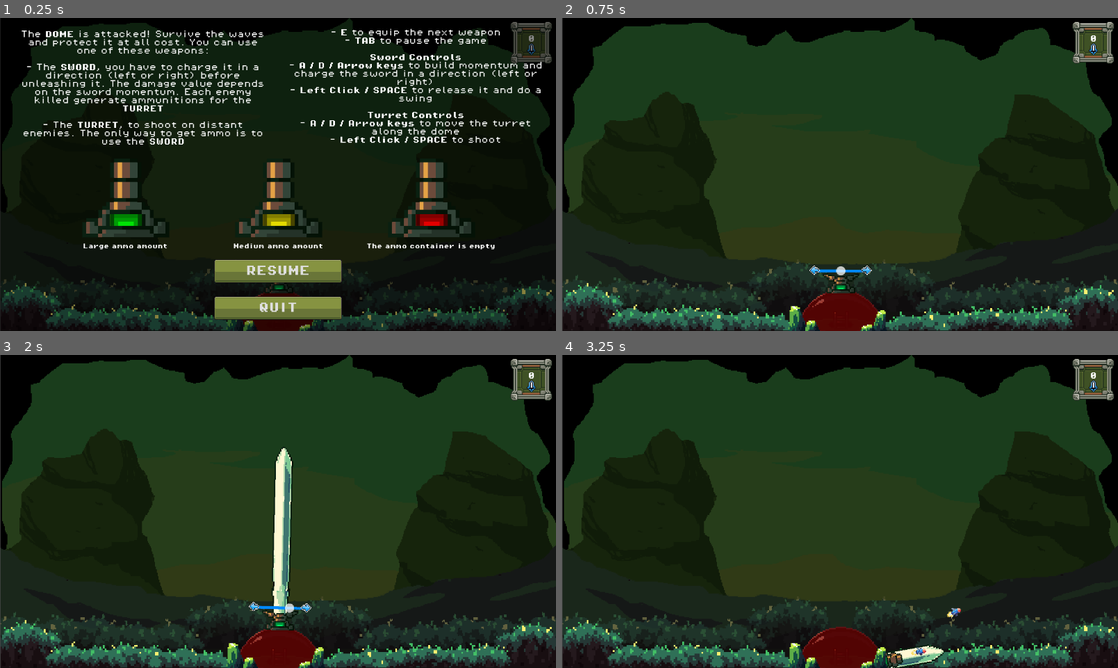
Above: before the commit, frames 1-4 (two rows, left to right).
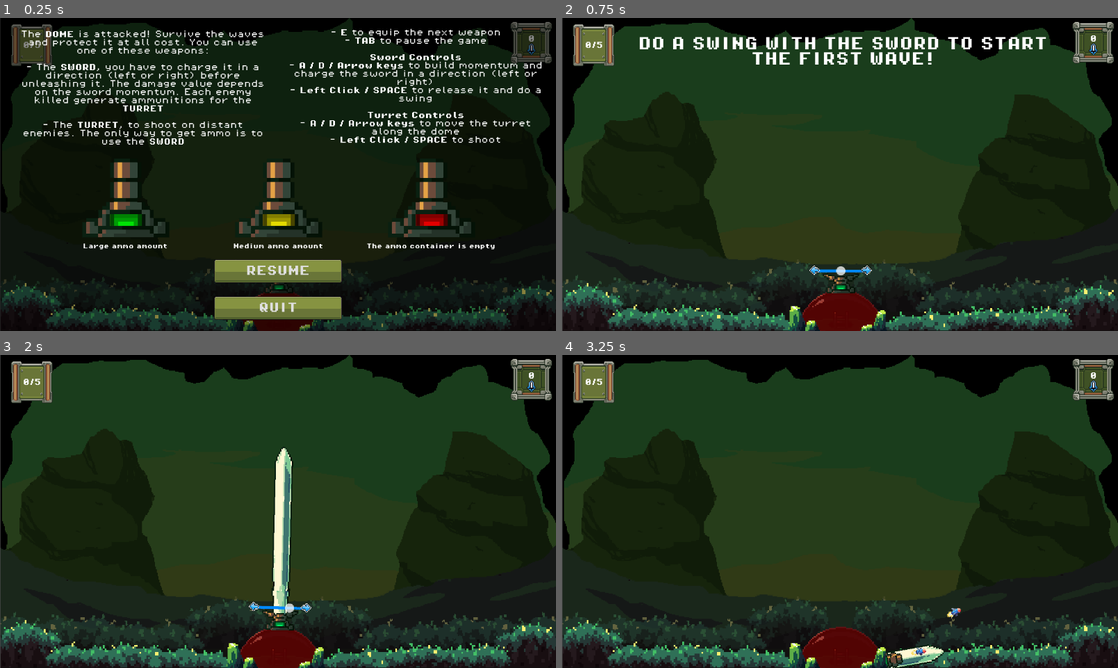
Above: after the commit, the same moments.

Repository: antoinenisoli/DomeSword_GWJ_2025
Game: Godot game, scene res://scenes/levels/game.tscn
Same seed, same stepped clock (60 frames per second), same inputs: the game is played once before the commit and once after it.
Inputs (mouse positions are in pixels of both pictures, inside the frame that each line leads up to):
- Up to frame 1 (0.25 s): no input
- Up to frame 2 (0.75 s): click "RESUME" at 0.5 s
- Up to frame 3 (2 s): move the mouse to (400, 495) at 1.27 s; press the mouse at (400, 495) at 1.28 s; hold Right (move_right) from 1.28 s (still down)
- Up to frame 4 (3.25 s): move the mouse to (728, 527) at 2.02 s; release Right (move_right) at 2.03 s; release the mouse at (728, 527) at 2.03 s; hold Left (move_left) 2.03-2.78 s; click (728, 527) at 2.1 s; move the mouse to (895, 442) at 2.77 s; press the mouse at (895, 442) at 2.78 s; hold Right (move_right) from 2.78 s (still down); tap E (switch_weapon) at 2.85 s

The runs differ from the first frame. In frame 1, 0.8% of the frame differs, in the area x 2-10%, y 2-16%; in frame 2, 2.9%, in the area x 2-88%, y 2-16%; in frame 3, 0.9%; in frame 4, 0.9%.

Commit message:
use the sword first to start the game

Diff:
--- a/project.godot
+++ b/project.godot
@@ -21,10 +21,11 @@
 
 [autoload]
 
-TimeManager="*res://scenes/time_manager.tscn"
-FxManager="*res://scenes/fx_manager.tscn"
+TimeManager="*res://scenes/scripts/time_manager.tscn"
+FxManager="*res://scenes/scripts/fx_manager.tscn"
 EventManager="*res://scripts/event_manager.gd"
-AudioManager="*res://scenes/audio_manager.tscn"
+AudioManager="*res://scenes/scripts/audio_manager.tscn"
+GameManager="*uid://wfvh6l3f13hg"
 
 [display]
 
--- a/scenes/UI/game_ui.tscn
+++ b/scenes/UI/game_ui.tscn
@@ -4,6 +4,7 @@
 [ext_resource type="PackedScene" uid="uid://d1eu2jc3tnqsy" path="res://scenes/UI/floating_text.tscn" id="2_r4w1u"]
 [ext_resource type="FontFile" uid="uid://7c3dgnsy1yfo" path="res://assets/fonts/PixelOperator8-Bold.ttf" id="4_5038c"]
 [ext_resource type="Texture2D" uid="uid://cym110ttbull3" path="res://assets/sprites/UI/window_theme/window_theme_green/message_box_B.png" id="4_mbbca"]
+[ext_resource type="Texture2D" uid="uid://cgoi4ycrsje7c" path="res://assets/sprites/UI/window_theme/window_theme_green/message_box_A.png" id="6_7klwy"]
 [ext_resource type="Texture2D" uid="uid://b4027sw648h1i" path="res://assets/sprites/UI/icons/blue/sword.png" id="6_mbbca"]
 [ext_resource type="FontFile" uid="uid://cs0kjgt1ymay3" path="res://assets/fonts/PixelOperator8.ttf" id="8_owrpm"]
 [ext_resource type="Texture2D" uid="uid://dxiurw3sbi472" path="res://assets/sprites/tutorial/green.png" id="9_mbbca"]
@@ -17,6 +18,10 @@
 font = ExtResource("4_5038c")
 font_size = 15
 
+[sub_resource type="LabelSettings" id="LabelSettings_7klwy"]
+font = ExtResource("4_5038c")
+font_size = 31
+
 [sub_resource type="StyleBoxTexture" id="StyleBoxTexture_mbbca"]
 texture = ExtResource("10_jqo5s")
 texture_margin_left = 13.0
@@ -42,7 +47,7 @@
 font = ExtResource("4_5038c")
 font_size = 41
 
-[node name="GameUI" type="Control" unique_id=1454038955 node_paths=PackedStringArray("enemy_txt", "pause_screen", "gameover_screen")]
+[node name="GameUI" type="Control" unique_id=1454038955 node_paths=PackedStringArray("enemy_txt", "wave_txt", "tuto_Txt", "pause_screen", "gameover_screen")]
 layout_mode = 3
 anchors_preset = 15
 anchor_right = 1.0
@@ -51,6 +56,8 @@
 grow_vertical = 2
 script = ExtResource("1_d8ncw")
 enemy_txt = NodePath("CanvasLayer/Screens/HUD/KillsBox/VBoxContainer/Control/enemy_count")
+wave_txt = NodePath("CanvasLayer/Screens/HUD/WaveCounter/label")
+tuto_Txt = NodePath("CanvasLayer/Screens/HUD/tuto1")
 pause_screen = NodePath("CanvasLayer/Screens/PauseScreen")
 gameover_screen = NodePath("CanvasLayer/Screens/GameOverScreen")
 floating_txt = ExtResource("2_r4w1u")
@@ -127,7 +134,56 @@
 texture = ExtResource("6_mbbca")
 stretch_mode = 4
 
+[node name="WaveCounter" type="TextureRect" parent="CanvasLayer/Screens/HUD" unique_id=1977369488]
+layout_mode = 1
+offset_left = 25.0
+offset_top = 15.0
+offset_right = 121.0
+offset_bottom = 111.0
+texture = ExtResource("6_7klwy")
+stretch_mode = 4
+
+[node name="label" type="Label" parent="CanvasLayer/Screens/HUD/WaveCounter" unique_id=758339461]
+layout_mode = 1
+anchors_preset = 8
+anchor_left = 0.5
+anchor_top = 0.5
+anchor_right = 0.5
+anchor_bottom = 0.5
+offset_left = -32.5
+offset_top = -20.5
+offset_right = 32.5
+offset_bottom = 20.5
+grow_horizontal = 2
+grow_vertical = 2
+theme_override_font_sizes/font_size = 16
+text = "0/5"
+label_settings = SubResource("LabelSettings_hvehc")
+horizontal_alignment = 1
+vertical_alignment = 1
+autowrap_mode = 2
+uppercase = true
+
+[node name="tuto1" type="Label" parent="CanvasLayer/Screens/HUD" unique_id=1423126642]
+visible = false
+layout_mode = 1
+anchors_preset = 5
+anchor_left = 0.5
+anchor_right = 0.5
+offset_left = -483.0
+offset_right = 497.0
+offset_bottom = 155.0
+grow_horizontal = 2
+theme_override_font_sizes/font_size = 16
+text = "Do a swing with the sword to start the first wave!"
+label_settings = SubResource("LabelSettings_7klwy")
+horizontal_alignment = 1
+vertical_alignment = 1
+autowrap_mode = 2
+uppercase = true
+
 [node name="PauseScreen" type="Control" parent="CanvasLayer/Screens" unique_id=1646600217]
+visible = false
 layout_mode = 1
 anchors_preset = 15
 anchor_right = 1.0
--- a/scenes/levels/game.tscn
+++ b/scenes/levels/game.tscn
@@ -1,9 +1,9 @@
-[gd_scene load_steps=16 format=3 uid="uid://pmrhth1mkfnr"]
+[gd_scene format=3 uid="uid://pmrhth1mkfnr"]
 
 [ext_resource type="Script" uid="uid://b3sjd2wth0hut" path="res://scripts/camera/camera_shake.gd" id="2_fojqs"]
 [ext_resource type="Script" uid="uid://ckfsoeqxbgpdo" path="res://scripts/Entities/Health.gd" id="2_yqjtg"]
 [ext_resource type="PackedScene" uid="uid://crkwkw4c7tgkv" path="res://scenes/UI/game_ui.tscn" id="5_cx7qy"]
-[ext_resource type="PackedScene" uid="uid://wfvh6l3f13hg" path="res://scenes/game_manager.tscn" id="5_p57ef"]
+[ext_resource type="PackedScene" uid="uid://wfvh6l3f13hg" path="res://scenes/scripts/game_manager.tscn" id="5_p57ef"]
 [ext_resource type="PackedScene" uid="uid://b2rl7rcfgc1gi" path="res://scenes/spawner.tscn" id="6_p57ef"]
 [ext_resource type="PackedScene" uid="uid://hmo0bngnvdqj" path="res://scenes/entities/player/dome.tscn" id="7_7rg7d"]
 [ext_resource type="PackedScene" uid="uid://dvqd0ooccv04c" path="res://scenes/camera_2d.tscn" id="7_xmnyv"]
@@ -28,9 +28,9 @@
 script = ExtResource("2_yqjtg")
 metadata/_custom_type_script = "uid://ckfsoeqxbgpdo"
 
-[node name="Game" type="Node2D"]
+[node name="Game" type="Node2D" unique_id=1227426491]
 
-[node name="Camera2D" parent="." instance=ExtResource("7_xmnyv")]
+[node name="Camera2D" parent="." unique_id=1109533623 instance=ExtResource("7_xmnyv")]
 position = Vector2(0, -132)
 zoom = Vector2(1.51, 1.51)
 shakers = Dictionary[String, ExtResource("2_fojqs")]({
@@ -38,55 +38,56 @@
 "sword_hit": SubResource("Resource_bgnkb")
 })
 
-[node name="Dome" parent="." instance=ExtResource("7_7rg7d")]
+[node name="Dome" parent="." unique_id=136624599 instance=ExtResource("7_7rg7d")]
 position = Vector2(1, 108)
 _health = SubResource("Resource_oi2tv")
 
-[node name="GameUI" parent="." instance=ExtResource("5_cx7qy")]
+[node name="GameUI" parent="." unique_id=1363906567 instance=ExtResource("5_cx7qy")]
 
-[node name="GameManager" parent="." instance=ExtResource("5_p57ef")]
+[node name="GameManager" parent="." unique_id=1678798602 node_paths=PackedStringArray("spawners") instance=ExtResource("5_p57ef")]
+spawners = [NodePath("../Spawners/EnemySpawner1"), NodePath("../Spawners/EnemySpawner2"), NodePath("../Spawners/EnemySpawner3"), NodePath("../Spawners/EnemySpawner5"), NodePath("../Spawners/EnemySpawner5")]
 
-[node name="Spawners" type="Node2D" parent="."]
+[node name="Spawners" type="Node2D" parent="." unique_id=1160965866]
 
-[node name="EnemySpawner1" parent="Spawners" instance=ExtResource("6_p57ef")]
+[node name="EnemySpawner1" parent="Spawners" unique_id=761262919 instance=ExtResource("6_p57ef")]
 position = Vector2(450, -37)
 cooldown_range = Vector2(10, 15)
 spawn_range = 50.0
 
-[node name="EnemySpawner2" parent="Spawners" instance=ExtResource("6_p57ef")]
+[node name="EnemySpawner2" parent="Spawners" unique_id=357071477 instance=ExtResource("6_p57ef")]
 position = Vector2(-458, -48)
 cooldown_range = Vector2(10, 15)
 spawn_range = 50.0
 
-[node name="EnemySpawner5" parent="Spawners" instance=ExtResource("6_p57ef")]
+[node name="EnemySpawner5" parent="Spawners" unique_id=235952603 instance=ExtResource("6_p57ef")]
 position = Vector2(-459, 1)
 cooldown_range = Vector2(10, 45)
 spawn_range = 0.0
 enemy = ExtResource("8_6370d")
 
-[node name="EnemySpawner3" parent="Spawners" instance=ExtResource("6_p57ef")]
+[node name="EnemySpawner3" parent="Spawners" unique_id=609712869 instance=ExtResource("6_p57ef")]
 position = Vector2(-42, -474)
 cooldown_range = Vector2(20, 30)
 spawn_range = 200.0
 enemy = ExtResource("8_oi2tv")
 
-[node name="Sounds" type="Node2D" parent="."]
+[node name="Sounds" type="Node2D" parent="." unique_id=228741160]
 
-[node name="music" type="AudioStreamPlayer2D" parent="Sounds"]
+[node name="music" type="AudioStreamPlayer2D" parent="Sounds" unique_id=1396511848]
 stream = ExtResource("10_uk881")
 volume_db = -15.0
 autoplay = true
 
-[node name="_ART" type="Node2D" parent="."]
+[node name="_ART" type="Node2D" parent="." unique_id=948154698]
 
-[node name="BG" type="Sprite2D" parent="_ART"]
+[node name="BG" type="Sprite2D" parent="_ART" unique_id=366168890]
 z_index = -4096
 position = Vector2(1.00001, -132.00002)
 scale = Vector2(1.325, 1.3333334)
 texture = ExtResource("10_r0gsk")
 metadata/_edit_lock_ = true
 
-[node name="Foreground" type="Sprite2D" parent="_ART"]
+[node name="Foreground" type="Sprite2D" parent="_ART" unique_id=1449318278]
 z_index = -4096
 position = Vector2(1.0000001, 69.999985)
 scale = Vector2(1.325, 1.3333334)
--- a/scripts/Entities/Player/weapons/sword_controller.gd
+++ b/scripts/Entities/Player/weapons/sword_controller.gd
@@ -31,6 +31,10 @@
 
 func start_slash() -> void:
     timer.start()
+    if !GameManager.tutoDone:
+        GameManager.tutoDone = true
+        EventManager.on_game_started.emit()
+
     target_velocity = force_slider.value
     print("slash!! " + str(target_velocity))
     force_slider.value = 0
--- a/scripts/UI/ui_controller.gd
+++ b/scripts/UI/ui_controller.gd
@@ -1,15 +1,19 @@
 extends Control
 
 @export var enemy_txt: Label
+@export var wave_txt: Label
+@export var tuto_Txt: Label
 @export var pause_screen: Control
 @export var gameover_screen: Control
 @export var floating_txt: PackedScene
 var enemy_killed: int
+var tutoDone: bool
 
 func _ready() -> void:
 	enemy_txt.text = str(0)
 	gameover_screen.visible = false
 	EventManager.collect_ammo.connect(spawn_ammo_text)
+	EventManager.on_game_started.connect(hide_tuto)
 	EventManager.on_player_killed.connect(game_over)
 	EventManager.on_enemy_killed.connect(func f(_args) -> void:
 		enemy_killed += 1
@@ -41,6 +45,11 @@
 
 func _on_resume_button_pressed() -> void:
 	set_paused(false)
+	if !GameManager.tutoDone:
+		tuto_Txt.visible = true
+
+func hide_tuto() -> void:
+	tuto_Txt.visible = false
 
 func _on_quit_button_pressed() -> void:
 	get_tree().quit()
--- a/scripts/event_manager.gd
+++ b/scripts/event_manager.gd
@@ -4,4 +4,5 @@
 signal collect_ammo(ammo_value: int, pos: Vector2)
 signal on_player_damaged
 signal on_player_killed
+signal on_game_started
 signal on_enemy_killed(ammo_value: int)
--- a/scripts/game_manager.gd
+++ b/scripts/game_manager.gd
@@ -1,3 +1,4 @@
 extends Node2D
 
 @export var spawners: Array[Spawner]
+var tutoDone: bool
Renamed: scenes/audio_manager.tscn -> scenes/scripts/audio_manager.tscn
Renamed: scenes/fx_manager.tscn -> scenes/scripts/fx_manager.tscn
Renamed: scenes/game_manager.tscn -> scenes/scripts/game_manager.tscn
Renamed: scenes/time_manager.tscn -> scenes/scripts/time_manager.tscn
